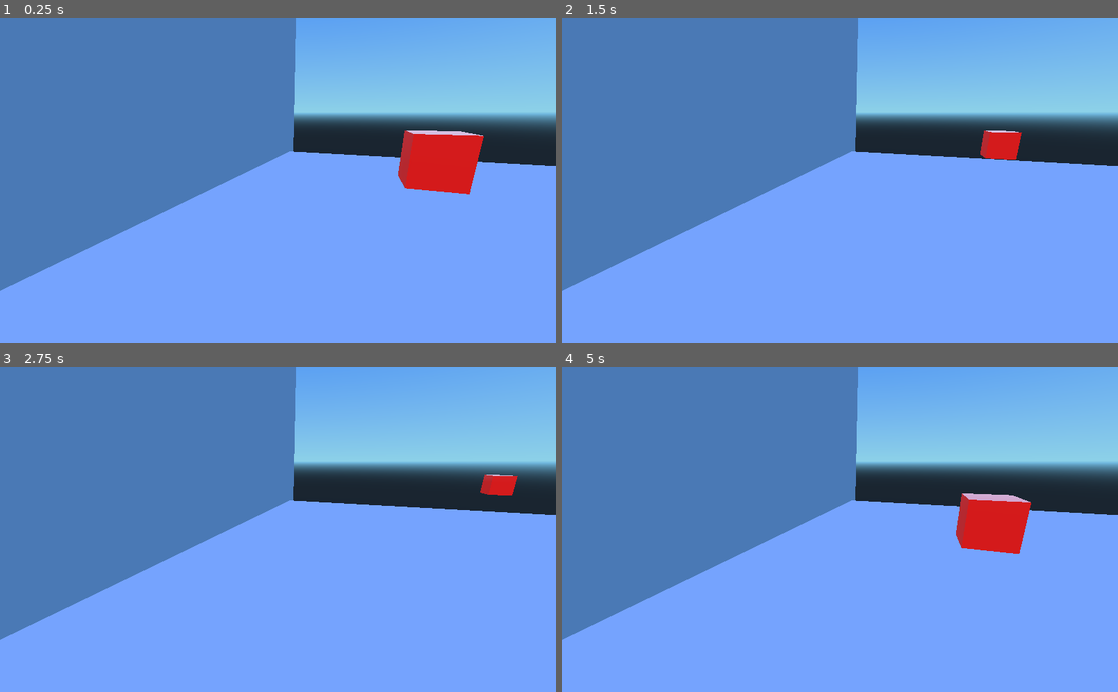
Above: before the commit, frames 1-4 (two rows, left to right).
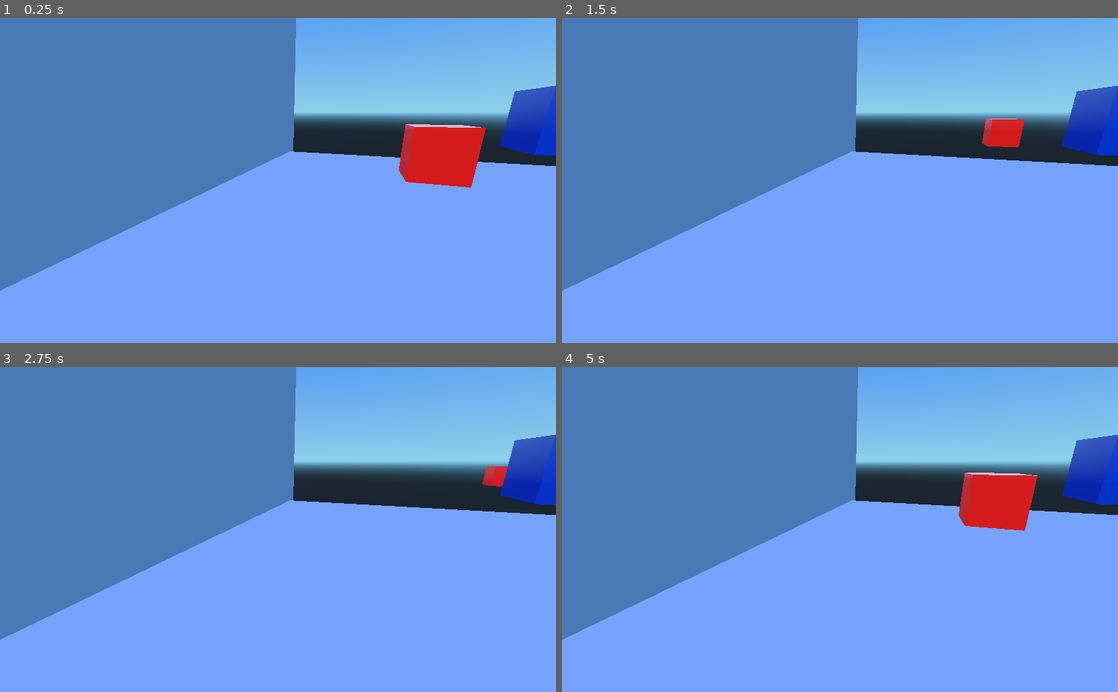
Above: after the commit, the same moments.

Repository: daylight-saving-time/Deruvon
Game: Godot game, scene res://PlayerMovement.tscn
Two runs of this game, one before a commit and one after it. Both use one fixed random seed, a clock stepped at 60 frames per second and the inputs below.
Inputs:
- Up to frame 1 (0.25 s): no input
- Up to frame 2 (1.5 s): hold Right 0.53-1.28 s; tap Space at 0.77 s; hold Down from 1.28 s (still down)
- Up to frame 3 (2.75 s): tap Space at 1.52 s; release Down at 2.03 s; hold Right from 2.03 s (still down)
- Up to frame 4 (5 s): release Right at 2.78 s; hold Up 2.78-3.53 s; tap Space at 3.02, 3.77, 4.52 s; hold Left from 3.53 s (still down)

The runs differ from the first frame. In frame 1, 2.4% of the frame differs, in the area x 71-100%, y 20-55%; in frame 2, 2.3%; in frame 3, 1.9%; in frame 4, 3.7%, in the area x 70-100%, y 20-58%.

Commit message:
WIP: reworking player movement

Diff:
--- a/Player Movement Testing/PlayerMovement.tscn
+++ b/Player Movement Testing/PlayerMovement.tscn
@@ -95,6 +95,79 @@
 subdivide_height = 0
 subdivide_depth = 0
 
+[sub_resource type="BoxShape" id=8]
+
+extents = Vector3( 1, 1, 1 )
+
+[sub_resource type="AtlasTexture" id=9]
+
+flags = 0
+region = Rect2( 0, 0, 0, 0 )
+margin = Rect2( 0, 0, 0, 0 )
+filter_clip = false
+
+[sub_resource type="SpatialMaterial" id=10]
+
+render_priority = 0
+flags_transparent = false
+flags_unshaded = false
+flags_vertex_lighting = false
+flags_no_depth_test = false
+flags_use_point_size = false
+flags_world_triplanar = false
+flags_fixed_size = false
+flags_albedo_tex_force_srgb = false
+vertex_color_use_as_albedo = false
+vertex_color_is_srgb = false
+params_diffuse_mode = 0
+params_specular_mode = 0
+params_blend_mode = 0
+params_cull_mode = 0
+params_depth_draw_mode = 0
+params_line_width = 1.0
+params_point_size = 1.0
+params_billboard_mode = 0
+params_grow = false
+params_use_alpha_scissor = false
+albedo_color = Color( 0.0339203, 0.32166, 0.964844, 1 )
+albedo_texture = SubResource( 9 )
+metallic = 0.0
+metallic_specular = 0.5
+metallic_texture_channel = 0
+roughness = 0.0
+roughness_texture_channel = 0
+emission_enabled = false
+normal_enabled = false
+rim_enabled = false
+clearcoat_enabled = false
+anisotropy_enabled = false
+ao_enabled = false
+depth_enabled = false
+subsurf_scatter_enabled = false
+transmission_enabled = false
+refraction_enabled = false
+detail_enabled = false
+uv1_scale = Vector3( 1, 1, 1 )
+uv1_offset = Vector3( 0, 0, 0 )
+uv1_triplanar = false
+uv1_triplanar_sharpness = 1.0
+uv2_scale = Vector3( 1, 1, 1 )
+uv2_offset = Vector3( 0, 0, 0 )
+uv2_triplanar = false
+uv2_triplanar_sharpness = 1.0
+proximity_fade_enable = false
+distance_fade_enable = false
+_sections_unfolded = [ "Albedo" ]
+
+[sub_resource type="CubeMesh" id=11]
+
+material = SubResource( 10 )
+custom_aabb = AABB( 0, 0, 0, 0, 0, 0 )
+size = Vector3( 2, 2, 2 )
+subdivide_width = 0
+subdivide_height = 0
+subdivide_depth = 0
+
 [node name="Scene1" type="Node" index="0"]
 
 [node name="Player" type="RigidBody" parent="." index="0"]
@@ -104,7 +177,7 @@
 input_capture_on_drag = false
 collision_layer = 1
 collision_mask = 1
-mode = 2
+mode = 3
 mass = 1.0
 friction = 0.3
 bounce = 0.0
@@ -238,6 +311,42 @@
 material/0 = null
 _sections_unfolded = [ "Geometry", "Transform" ]
 
+[node name="KinematicBody" type="KinematicBody" parent="." index="4"]
+
+editor/display_folded = true
+transform = Transform( 1, 0, 0, 0, 1, 0, 0, 0, 1, -3.38096, 11.3277, 0 )
+input_ray_pickable = true
+input_capture_on_drag = false
+collision_layer = 1
+collision_mask = 1
+axis_lock_linear_x = false
+axis_lock_linear_y = false
+axis_lock_linear_z = false
+axis_lock_angular_x = false
+axis_lock_angular_y = false
+axis_lock_angular_z = false
+collision/safe_margin = 0.001
+
+[node name="CollisionShape" type="CollisionShape" parent="KinematicBody" index="0"]
+
+shape = SubResource( 8 )
+disabled = false
+
+[node name="MeshInstance" type="MeshInstance" parent="KinematicBody/CollisionShape" index="0"]
+
+layers = 1
+material_override = null
+cast_shadow = 1
+extra_cull_margin = 0.0
+use_in_baked_light = false
+lod_min_distance = 0.0
+lod_min_hysteresis = 0.0
+lod_max_distance = 0.0
+lod_max_hysteresis = 0.0
+mesh = SubResource( 11 )
+skeleton = NodePath("..")
+material/0 = null
+
 [connection signal="body_entered" from="Player" to="Player" method="_on_Player_body_entered"]
 
 [connection signal="body_exited" from="Player" to="Player" method="_on_Player_body_exited"]
--- a/Player Movement Testing/PlayerMover.gd
+++ b/Player Movement Testing/PlayerMover.gd
@@ -8,6 +8,8 @@
 var left
 var right
 var jump
+var horizontal
+var vertical
 
 func _ready():
 	# Called when the node is added to the scene for the first time.
@@ -26,7 +28,7 @@
 	right= Input.is_key_pressed(KEY_RIGHT)
 	jump = Input.is_key_pressed(KEY_SPACE)
 	if jump and isgrounded:
-		self.apply_impulse(Vector3(0,0,0), Vector3(0,10,0))
+		apply_impulse(Vector3(0,0,0), Vector3(0,10,0))
 	if forward:
 		print("going forwards")
 		self.global_translate((Vector3(speed,0,0)*delta ))
@@ -61,3 +63,12 @@
 	if body == _floor:
 		print ("jumped")
 		self.isgrounded = false
+
+func _input(event):
+	print("input event: " + event.get_class())
+	if event is InputEventJoypadMotion:
+		print("joystick moved")
+		horizontal = Input.get_joy_axis(0,0)
+		vertical = Input.get_joy_axis(0,1)
+		if(horizontal > 0.25 or horizontal < -0.25 or vertical > 0.25 or vertical < -0.25):
+			set_axis_velocity(Vector3(horizontal,0,vertical)*speed)
--- a/Player Movement Testing/project.godot
+++ b/Player Movement Testing/project.godot
@@ -14,6 +14,17 @@
 run/main_scene="res://PlayerMovement.tscn"
 config/icon="res://icon.png"
 
+[input]
+
+joy_up=[ Object(InputEventJoypadMotion,"resource_local_to_scene":false,"resource_name":"","device":0,"axis":1,"axis_value":-1.0,"script":null)
+ ]
+joy_down=[ Object(InputEventJoypadMotion,"resource_local_to_scene":false,"resource_name":"","device":0,"axis":1,"axis_value":1.0,"script":null)
+ ]
+joy_left=[ Object(InputEventJoypadMotion,"resource_local_to_scene":false,"resource_name":"","device":0,"axis":0,"axis_value":-1.0,"script":null)
+ ]
+joy_right=[ Object(InputEventJoypadMotion,"resource_local_to_scene":false,"resource_name":"","device":0,"axis":0,"axis_value":1.0,"script":null)
+ ]
+
 [rendering]
 
 environment/default_environment="res://default_env.tres"
Not shown: 1 places in Player Movement Testing/PlayerMovement.tscn that only renumber resources
